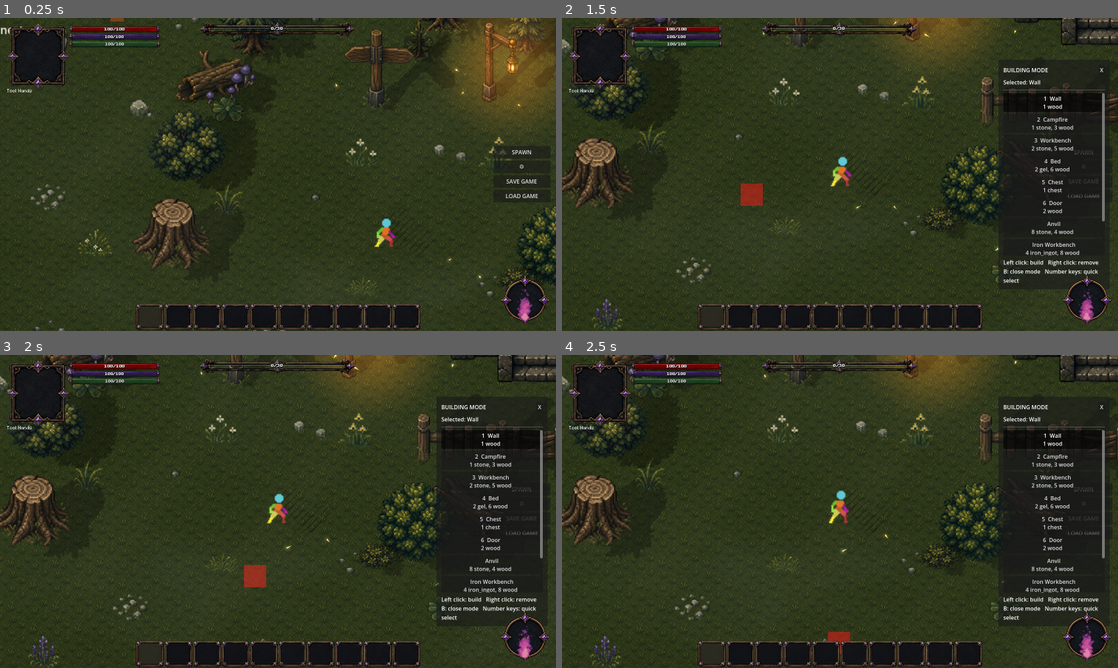
Above: before the commit, frames 1-4 (two rows, left to right).
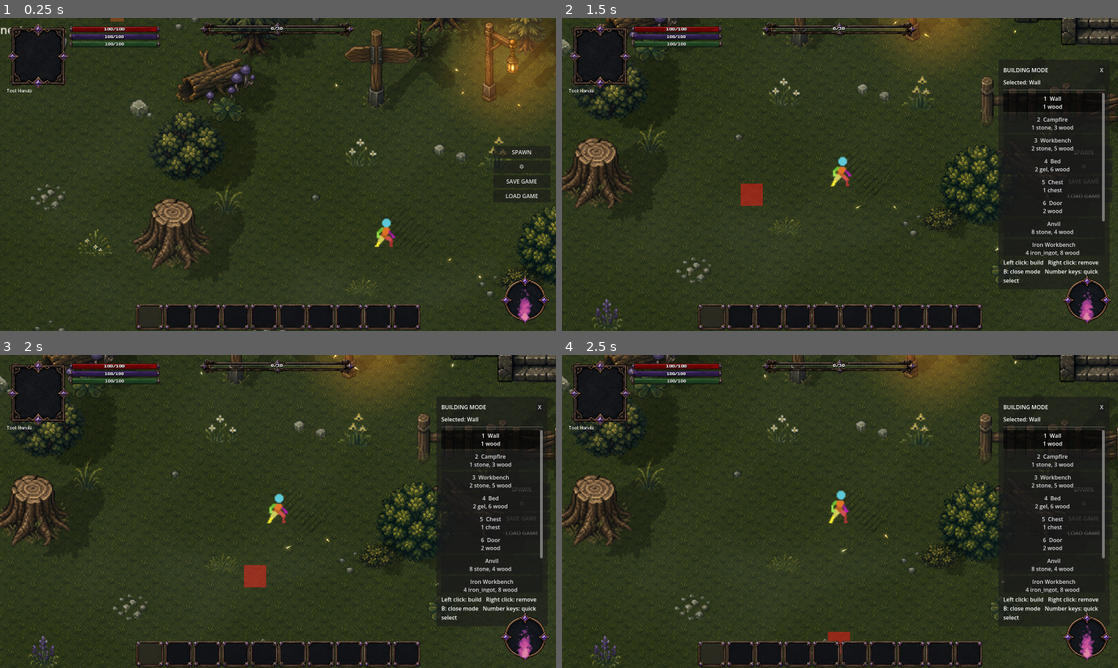
Above: after the commit, the same moments.

Repository: ramonsamagaio/Oathwake-Main
Game: Godot game, scene res://scenes/game/Game.tscn
The game is run twice, just before and just after one commit, with the same random seed, the same clock (stepped at 60 frames per second) and the same inputs. This scene is started directly instead of the project's main scene.
Inputs (mouse positions are in pixels of both pictures, inside the frame that each line leads up to):
- Up to frame 1 (0.25 s): no input
- Up to frame 2 (1.5 s): tap Enter at 0.5 s; move the mouse to (962, 158) at 0.52 s; hold D 0.53-1.25 s; tap B at 0.6 s; click (962, 158) at 0.67 s; tap Space at 0.77 s; drag from (728, 190) to (812, 237) at 1.27 s
- Up to frame 3 (2 s): no input
- Up to frame 4 (2.5 s): click (840, 652) at 2 s

The runs differ from the first frame. In frame 1, less than 0.1% of the frame differs, in the area x 26-100%, y 0-85%; in frame 2, 0.1%; in frame 3, 0.2%; in frame 4, 0.3%, in the area x 1-80%, y 15-67%.

Commit message:
Use live preview Content Editor suite

Diff:
--- a/tools/content_editor/ContentEditor.tscn
+++ b/tools/content_editor/ContentEditor.tscn
@@ -1,6 +1,6 @@
 [gd_scene format=3 uid="uid://cn6juf8fptk0e"]
 
-[ext_resource type="Script" path="res://tools/content_editor/ContentEditorIndependentTabsSuite.gd" id="1_content_editor_script"]
+[ext_resource type="Script" path="res://tools/content_editor/ContentEditorLivePreviewSuite.gd" id="1_content_editor_script"]
 
 [node name="ContentEditor" type="Control" unique_id=47190531]
 custom_minimum_size = Vector2(800, 500)
